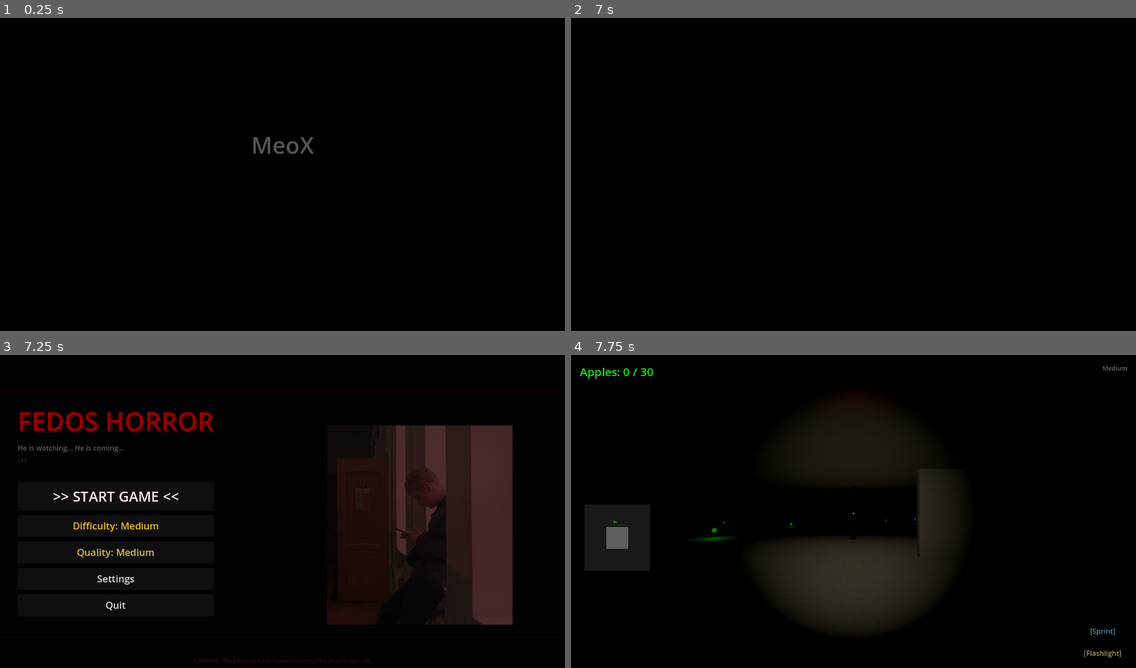
Above: before the commit, frames 1-4 (two rows, left to right).
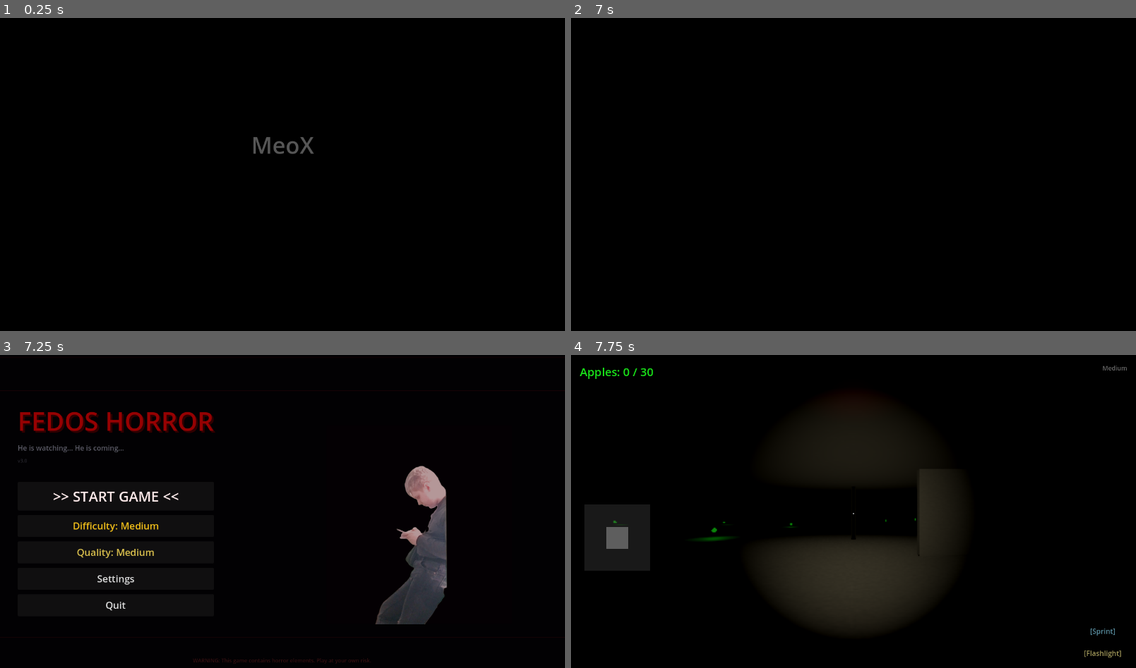
Above: after the commit, the same moments.

Repository: developer-SNOOP/WardenUpgradeMod
Game: Godot game, scene res://scenes/splash_screen.tscn
Same seed, same stepped clock (60 frames per second), same inputs: the game is played once before the commit and once after it.
Inputs (mouse positions are in pixels of both pictures, inside the frame that each line leads up to):
- Up to frame 1 (0.25 s): no input
- Up to frame 2 (7 s): move the mouse to (977, 161) at 0.52 s; hold D (move_right) 0.53-1.25 s; hold Shift (sprint) 0.53-1.25 s; click (977, 161) at 0.67 s; tap Enter at 1.25, 5 s; drag from (740, 193) to (825, 240) at 1.27 s; move the mouse to (910, 105) at 2.02 s; hold D (move_right) 2.03-2.75 s; hold Shift (sprint) 2.03-2.75 s; tap Space at 2.75, 5.75 s; drag from (825, 240) to (684, 127) at 2.77 s; move the mouse to (1023, 224) at 3.52 s; hold A (move_left) 3.53-4.25 s; hold Shift (sprint) 3.53-4.25 s; drag from (684, 127) to (768, 96) at 4.27 s; move the mouse to (881, 177) at 5.02 s; hold S (move_backward) 5.03-5.75 s; hold Shift (sprint) 5.03-5.75 s; click (881, 177) at 5.17 s; drag from (768, 96) to (740, 193) at 5.77 s; move the mouse to (977, 161) at 6.52 s; hold W (move_forward) from 6.53 s (still down); hold Shift (sprint) from 6.53 s (still down)
- Up to frame 3 (7.25 s): keep holding W (move_forward); keep holding Shift (sprint)
- Up to frame 4 (7.75 s): release W (move_forward) at 7.25 s; release Shift (sprint) at 7.25 s; click ">> START GAME <<" at 7.25 s

Frames 1-2 are identical in both runs. In frame 3, 17% of the frame differs, in the area x 57-91%, y 22-87%; in frame 4, nothing differs.

Commit message:
Replace menu photo with new cutout image (no background, brighter)
- New fedos_menu.png: user-provided cutout photo without background
- Brightened +40% luminance, +10% contrast
- Menu modulate changed from dark red tint (0.5, 0.3, 0.3, 0.6) to
  bright near-white (1.0, 0.85, 0.85, 0.75) so silhouette is clearly visible

Co-Authored-By: Амир Фазульжанов <fazulzanovamir5@gmail.com>

Diff:
--- a/FedosHorror/scenes/main_menu.tscn
+++ b/FedosHorror/scenes/main_menu.tscn
@@ -1,7 +1,7 @@
 [gd_scene load_steps=3 format=3 uid="uid://menu001"]
 
 [ext_resource type="Script" path="res://scripts/main_menu.gd" id="1"]
-[ext_resource type="Texture2D" path="res://textures/fedos_face.jpg" id="2"]
+[ext_resource type="Texture2D" path="res://textures/fedos_menu.png" id="2"]
 
 [node name="MainMenu" type="Control"]
 layout_mode = 3
@@ -35,7 +35,7 @@
 texture = ExtResource("2")
 expand_mode = 1
 stretch_mode = 6
-modulate = Color(0.5, 0.3, 0.3, 0.6)
+modulate = Color(1.0, 0.85, 0.85, 0.75)
 
 [node name="FedosGlowOverlay" type="ColorRect" parent="."]
 layout_mode = 1
Binary file added: FedosHorror/textures/fedos_menu.png
